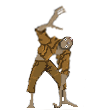
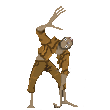
Layers edited between the first and the second w=110, h=110 image:
painted on "attack" over 26, 5, 77, 110
